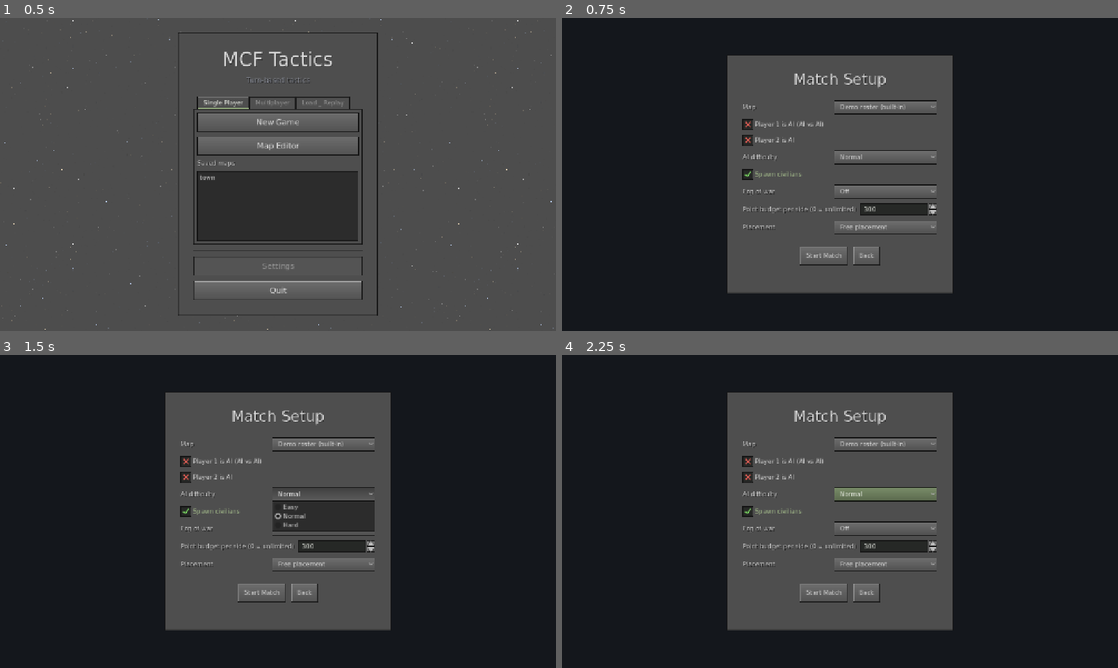
Above: before the commit, frames 1-4 (two rows, left to right).
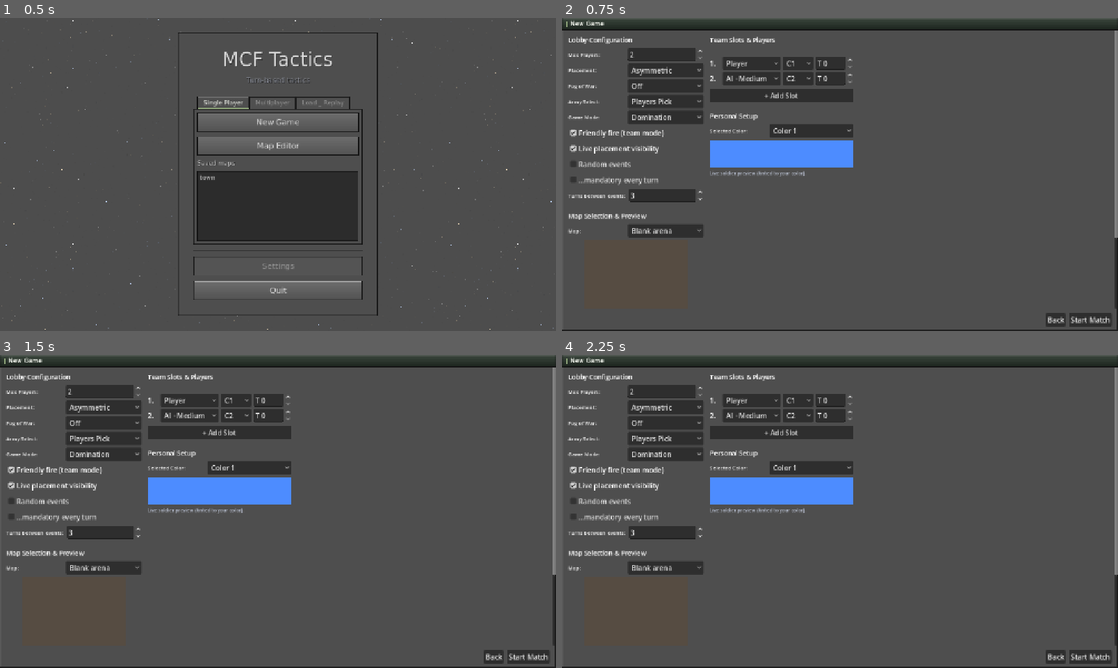
Above: after the commit, the same moments.

Repository: Broiler2113/mcf-isotope
Game: Godot game, scene res://scenes/MainMenu.tscn
The game is run twice, just before and just after one commit, with the same random seed, the same clock (stepped at 60 frames per second) and the same inputs.
Inputs (mouse positions are in pixels of both pictures, inside the frame that each line leads up to):
- Up to frame 1 (0.5 s): no input
- Up to frame 2 (0.75 s): click "New Game" at 0.5 s
- Up to frame 3 (1.5 s): click (322, 495) at 1.25 s, where only the run before the commit has a clickable "Normal"
- Up to frame 4 (2.25 s): click (884, 495) at 2 s, where only the run before the commit has a clickable "Normal"

Frame 1 is identical in both runs. In frame 2, 75% of the frame differs, in the area x 0-100%, y 0-100%; in frame 3, 76%; in frame 4, 76%.

Commit message:
Unify SP/MP creation menu + host opens lobby immediately (issues 10, 20)
- #20: single-player "New Game" now opens the same lobby as multiplayer (no more
  separate Match Setup / "Default squads" option). Solo seeds a HUMAN slot + an AI
  opponent slot; the lobby always uses free placement (deployment phase). Header reads
  "New Game" solo, "Multiplayer Lobby" networked.
- #10: pressing Host opens the lobby right away instead of waiting for a peer. The
  lobby keeps advertising on the LAN while the host waits; when a player joins, the
  first OPEN slot flips to Player and the status updates. Only the client now transitions
  to the lobby on connect.

Verified: solo lobby boots with HUMAN+AI slots; MainMenu boots clean; scripts parse.

Co-Authored-By: Claude Opus 4.8 <noreply@anthropic.com>
Claude-Session: https://claude.ai/code/session_01NP6MMh1cxUTHzxC3XDW4Pi

Diff:
--- a/scenes/Lobby.gd
+++ b/scenes/Lobby.gd
@@ -47,8 +47,17 @@
 ## какую армию кому отдаёт.
 var _save_armies: Dictionary = {}
 
+## Роль лобби: гость (подключился к хосту), сетевой хост, либо одиночка (без сессии).
+var _is_host_net: bool = false
+var _is_solo: bool = false
+## Маяк локальной сети хоста (item 10): пока хост сидит в лобби, он продолжает
+## объявлять партию — иначе клиенты перестали бы его находить.
+var _lan_adv: LanDiscovery = null
+
 func _ready() -> void:
 	_is_client = NetHandoff.session != null and not NetHandoff.is_host
+	_is_host_net = NetHandoff.session != null and NetHandoff.is_host
+	_is_solo = NetHandoff.session == null
 	roster = _seed_roster()
 	_build_ui()
 	_refresh_slots()
@@ -60,6 +69,36 @@
 		NetHandoff.session.disconnected.connect(_on_client_lost)
 		NetHandoff.session.attach()
 		_status.text = "Connected — waiting for the host to start the match…"
+	# Сетевой хост открыл лобби сразу (item 10): ждём подключения, продолжая объявлять
+	# партию в LAN. Когда гость подключится — обновим статус.
+	if _is_host_net:
+		NetHandoff.session.peer_ready.connect(_on_host_peer_joined)
+		NetHandoff.session.disconnected.connect(_on_host_peer_left)
+		_status.text = "Hosting — waiting for a player to join. You can also add AI slots and start now."
+		_lan_adv = LanDiscovery.new()
+		get_tree().root.add_child.call_deferred(_lan_adv)
+		_lan_adv.start_advertising.call_deferred({
+			"name": "MCF Tactics", "players": 1, "port": NetworkSession.DEFAULT_PORT})
+
+func _on_host_peer_joined(_is_host: bool) -> void:
+	if _status != null:
+		_status.text = "A player joined — set their slot to Player, then Start Match."
+	# Свободный слот отдаём подключившемуся человеку, чтобы «playing >= 2» выполнилось.
+	for s: Roster.Slot in roster.slots:
+		if s.kind == Roster.SlotKind.OPEN:
+			s.kind = Roster.SlotKind.HUMAN
+			break
+	_refresh_slots()
+
+func _on_host_peer_left() -> void:
+	if _status != null:
+		_status.text = "The other player disconnected. Waiting for a new one…"
+
+func _exit_tree() -> void:
+	if _lan_adv != null:
+		_lan_adv.stop()
+		_lan_adv.queue_free()
+		_lan_adv = null
 
 func _on_client_message(msg: Dictionary) -> void:
 	# Хост открыл сохранение (M12): доска приезжает целиком, и закупка пропускается.
@@ -86,8 +125,13 @@
 ## Начальный ростер: дуэль из двух слотов (хост-человек + открытый), как минимум для игры.
 func _seed_roster() -> Roster:
 	var r := Roster.new()
-	r.add_slot(Roster.SlotKind.HUMAN)   # слот 0 — хост
-	r.add_slot(Roster.SlotKind.OPEN)    # слот 1
+	r.add_slot(Roster.SlotKind.HUMAN)   # слот 0 — этот игрок (хост/одиночка)
+	# В одиночке второй слот — ИИ (item 20): партия готова к старту сразу, без соперника-
+	# человека. В сетевой игре он ОТКРЫТ и ждёт гостя.
+	if _is_solo:
+		r.add_slot(Roster.SlotKind.AI)
+	else:
+		r.add_slot(Roster.SlotKind.OPEN)
 	return r
 
 # --- UI ----------------------------------------------------------------------
@@ -104,7 +148,8 @@
 	var outer := VBoxContainer.new()
 	outer.add_theme_constant_override("separation", 0)
 	root.add_child(outer)
-	outer.add_child(SteamChrome.header_bar("Multiplayer Lobby"))
+	# Одно окно и для одиночки, и для сети (item 20) — заголовок под роль.
+	outer.add_child(SteamChrome.header_bar("New Game" if _is_solo else "Multiplayer Lobby"))
 
 	var scroll := ScrollContainer.new()
 	scroll.size_flags_vertical = Control.SIZE_EXPAND_FILL
@@ -524,6 +569,8 @@
 
 # --- Старт / выход -----------------------------------------------------------
 func _commit_config() -> void:
+	# Лобби — единственный путь создания партии (item 20): расстановка всегда свободная.
+	GameConfig.free_placement = true
 	GameConfig.placement_mode = _place_opt.selected
 	GameConfig.fog_mode = _fog_opt.selected
 	GameConfig.army_select_mode = _army_opt.selected
--- a/scenes/MainMenu.gd
+++ b/scenes/MainMenu.gd
@@ -253,12 +253,10 @@
 	_start_session()
 	var err := _session.start_host(NetworkSession.DEFAULT_PORT)
 	if err == OK:
-		_set_waiting("Hosting on port %d — waiting for a player..." % NetworkSession.DEFAULT_PORT)
-		# Объявляем партию в локальной сети (item 38), чтобы клиенты нашли её без IP.
-		if _lan != null:
-			_lan.start_advertising({
-				"name": "MCF Tactics", "players": 1,
-				"port": NetworkSession.DEFAULT_PORT})
+		# item 10: хост открывает лобби СРАЗУ, не дожидаясь подключения. Объявление в
+		# локальной сети (item 38) продолжит уже само лобби — иначе, уйдя с меню, мы бы
+		# сняли маяк и клиенты перестали бы нас находить.
+		_go_lobby(true)
 	else:
 		_fail_net("Could not host (error %d). Is the port already in use?" % err)
 
@@ -341,14 +339,17 @@
 ## Клиент условий не выбирает — он ждёт объявления хоста прямо здесь и по нему уезжает
 ## на закупку. Дальше как раньше (#93): каждый набирает и ставит ТОЛЬКО свою армию в
 ## своей зоне, стороны обмениваются ростерами и строят ОДИНАКОВОЕ начальное состояние.
+## Гость подключился — уезжает в общее лобби (item 10 сдвинул сюда только КЛИЕНТА: хост
+## открывает лобби сразу при нажатии «Host», не дожидаясь подключения).
 func _on_peer_ready(is_host: bool) -> void:
-	NetHandoff.is_host = is_host
+	_go_lobby(is_host)
+
+## Передать сессию в лобби и уйти туда. Общий путь для хоста (сразу), гостя (по связи)
+## и одиночки (session == null).
+func _go_lobby(is_host: bool) -> void:
 	GameConfig.p2_is_ai = false
 	GameConfig.free_placement = true
 	MapHandoff.pending = null
-	# И хост, и подключившийся гость попадают в ОБЩЕЕ лобби (item 4/61). Гость видит его
-	# только для чтения — из управления ему доступен лишь выбор своего цвета, — а условия
-	# матча (K_SETUP) он ждёт уже внутри лобби и по ним уходит на закупку.
 	NetHandoff.session = _session
 	NetHandoff.is_host = is_host
 	_session = null  # узел уходит дальше, из меню его больше не трогаем
@@ -373,10 +374,16 @@
 	for name in _map_names:
 		_saves_list.add_item(name.get_basename())
 
+## Одиночная игра теперь открывает ТО ЖЕ лобби, что и мультиплеер (item 20): единый
+## экран создания партии, где противники — слоты-ИИ. Отдельного «Match Setup» и опции
+## «Default squads» больше нет — расстановка всегда свободная.
 func _new_game() -> void:
 	SaveHandoff.discard()
+	NetHandoff.discard()  # одиночка — без сессии
 	GameConfig.map_path = ""
-	get_tree().change_scene_to_file(SETUP_SCENE)
+	GameConfig.p2_is_ai = false
+	GameConfig.free_placement = true
+	get_tree().change_scene_to_file(LOBBY_SCENE)
 
 func _on_map_activated(idx: int) -> void:
 	if idx < 0 or idx >= _map_names.size():
